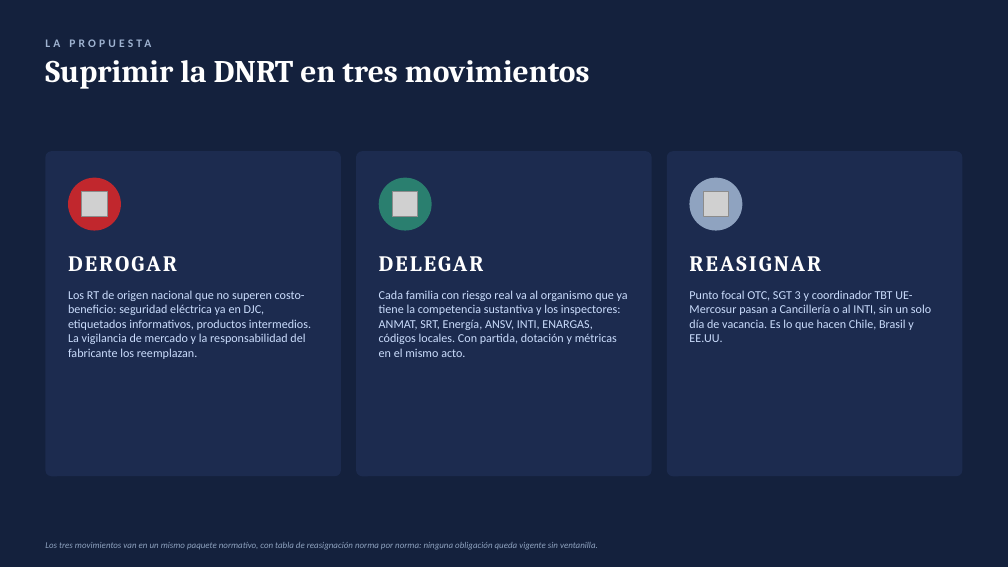
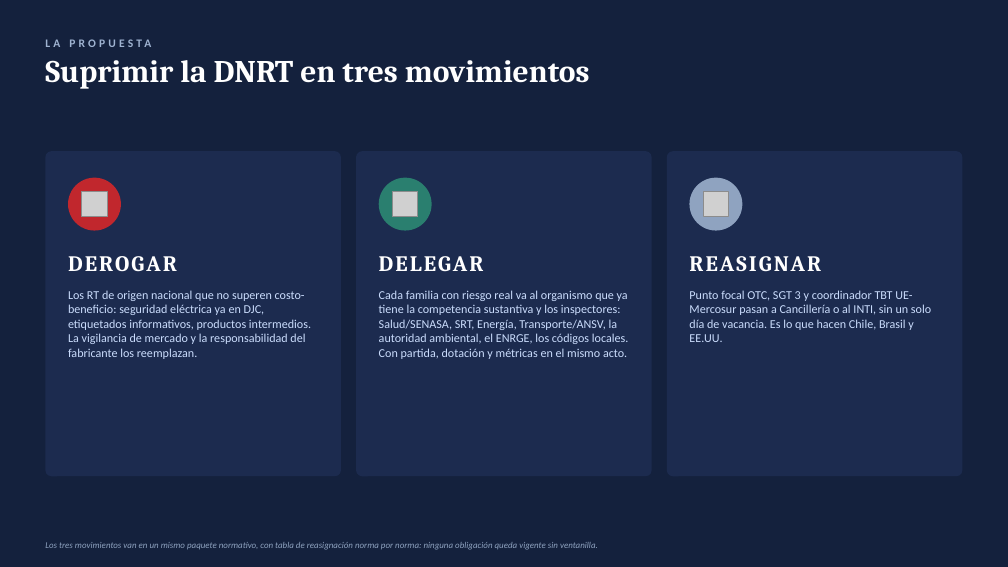
Before and after one commit to theoellmann/Reglamentaci-n-T-cnica-, a slide deck: slide 11 of presentacion/supresion-dnrt.pptx. Drawn at 1008x567 pixels with LibreOffice and Linux fonts; fonts in the diff are those of the drawing; grey boxes stand for pictures. Boxes give left, top, right and bottom in pixels: in the first picture for what was removed or moved away, otherwise in the second. Text is boxed around its words. In the diff, an @@ line names an element or a change of style, - is before the commit and + after.

```diff
--- a/presentacion/supresion-dnrt.pptx
+++ b/presentacion/supresion-dnrt.pptx
@@ text at [379,290,629,359]: text changed @@
-Cada familia con riesgo real va al organismo que ya tiene la competencia sustantiva y los inspectores: ANMAT, SRT, Energía, ANSV, INTI, ENARGAS, códigos locales. Con partida, dotación y métricas en el mismo acto.
+Cada familia con riesgo real va al organismo que ya tiene la competencia sustantiva y los inspectores: Salud/SENASA, SRT, Energía, Transporte/ANSV, la autoridad ambiental, el ENRGE, los códigos locales. Con partida, dotación y métricas en el mismo acto.
```
Also in this commit, not shown: 6 other slides changed, 3 other files.
